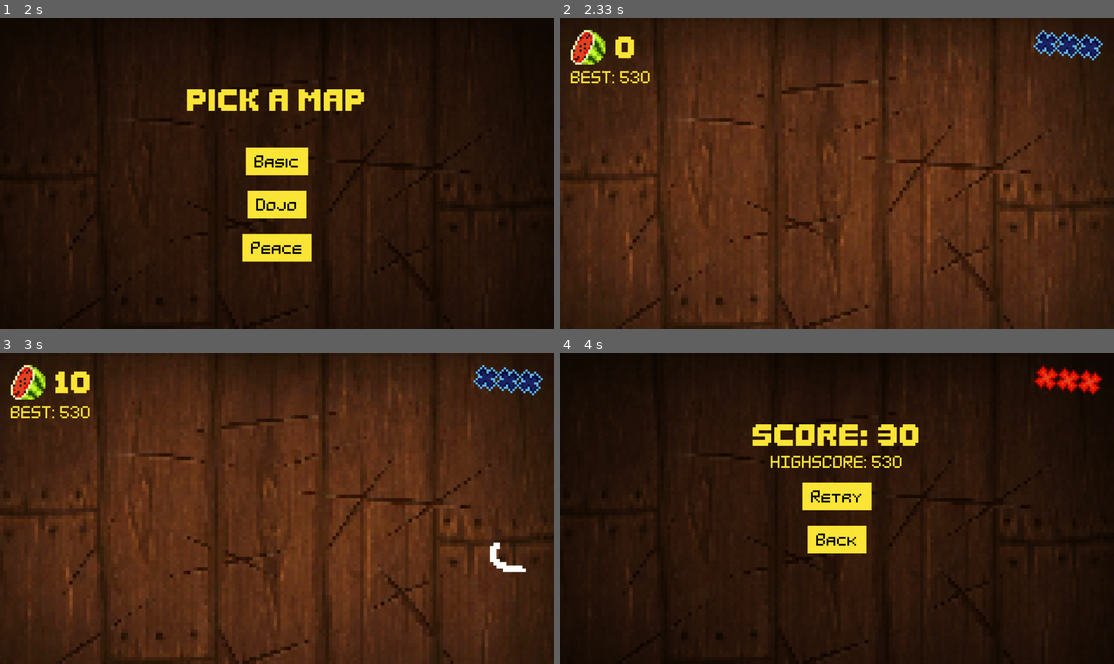
Above: before the commit, frames 1-4 (two rows, left to right).
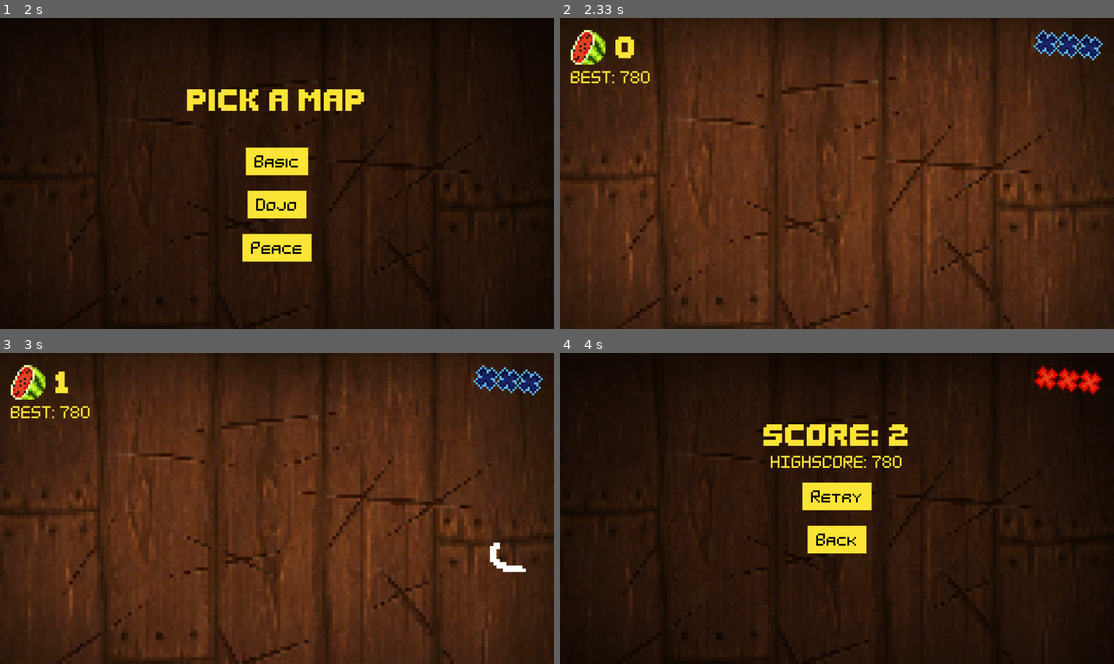
Above: after the commit, the same moments.

Repository: tenseoverflow/init-pygame-2025
Game: pygame game, started from game.py
Same seed, same stepped clock (60 frames per second), same inputs: the game is played once before the commit and once after it.
Inputs (mouse positions are in pixels of both pictures, inside the frame that each line leads up to):
- Up to frame 1 (2 s): click (277, 173) at 0.38 s; press the mouse at (277, 161) at 0.7 s; move the mouse to (177, 210) at 0.8 s; release the mouse at (83, 263) at 0.93 s
- Up to frame 2 (2.33 s): click "Dojo" at 2.05 s
- Up to frame 3 (3 s): press the mouse at (515, 561) at 2.87 s; move the mouse to (382, 477) at 2.97 s
- Up to frame 4 (4 s): release the mouse at (809, 390) at 3.1 s; press the mouse at (1075, 561) at 3.2 s; move the mouse to (881, 583) at 3.3 s; release the mouse at (692, 604) at 3.43 s; press the mouse at (1014, 608) at 3.87 s; move the mouse to (864, 564) at 3.97 s

Frame 1 is identical in both runs. In frame 2, less than 0.1% of the frame differs, in the area x 10-14%, y 17-21%; in frame 3, 0.2%; in frame 4, 1.2%, in the area x 34-65%, y 22-37%.

Commit message:
Point system fixed

Diff:
--- a/game.py
+++ b/game.py
@@ -306,7 +306,7 @@
                     self.state = STATE_GAME_OVER
                 else:
                     sounds["slice"].play()
-                    self.score += 10 if fruit.type == "apple" else 20
+                    self.score += 1
                 if self.score > self.highscore:
                     self.highscore = self.score
 
--- a/highscore.txt
+++ b/highscore.txt
@@ -1 +1 @@
-530
+780
